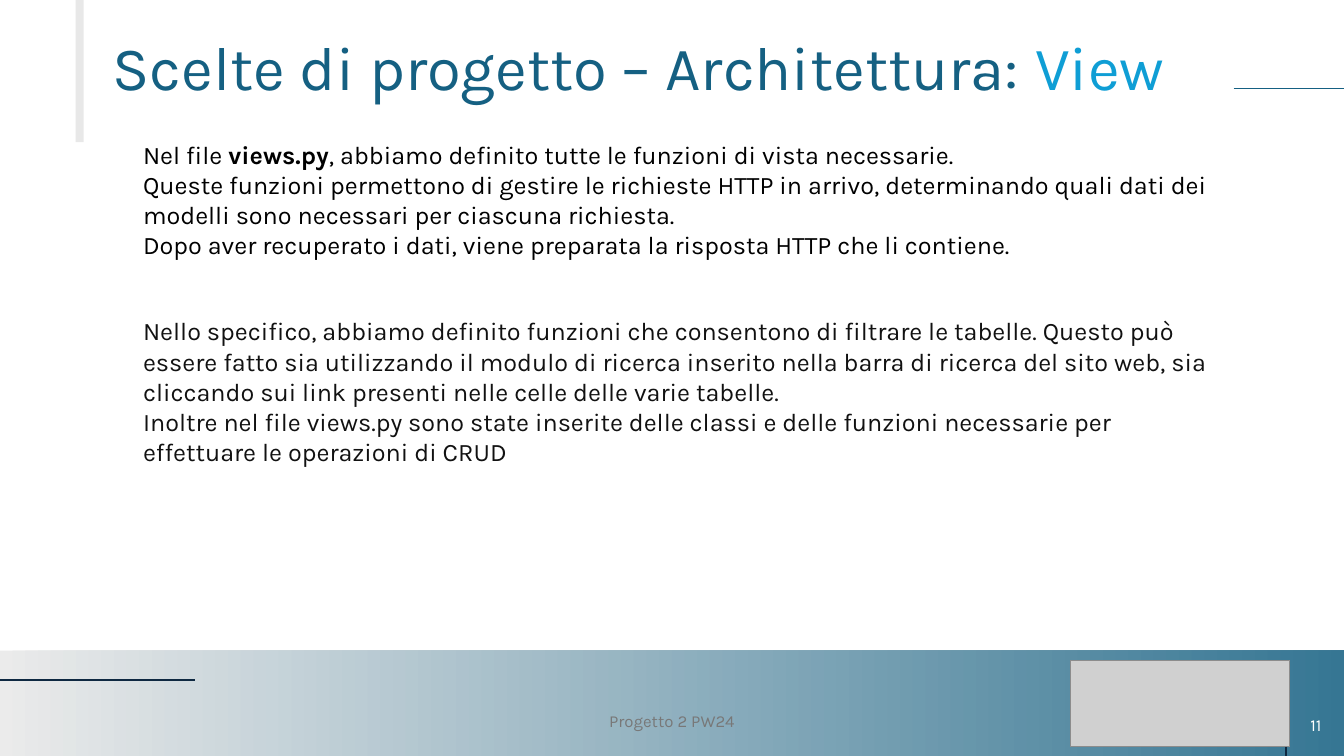
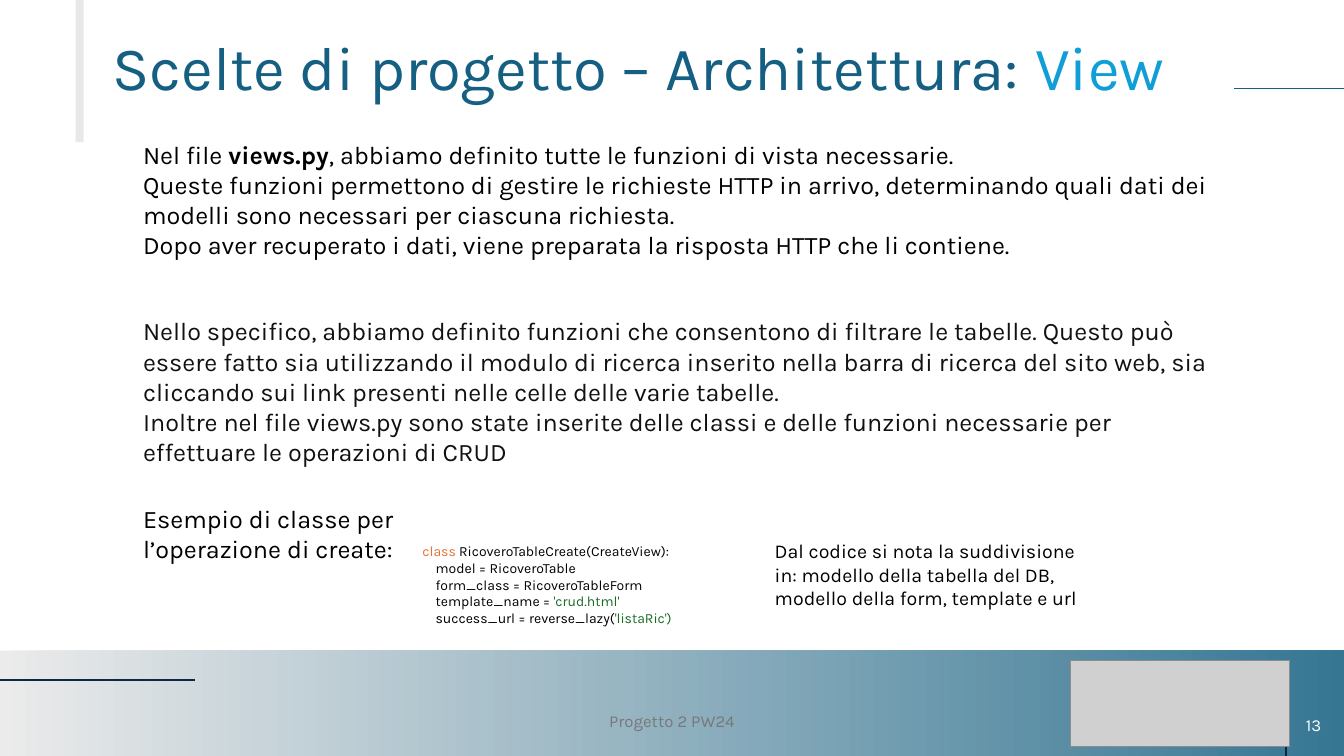
Before and after one commit to DavideBrambilla98/Progetto2_PW24, a slide deck: slide 13 of Documentazione/PROGETTO 2 PW24.pptx (slide 11 before the commit). Drawn at 1344x756 pixels with LibreOffice and Linux fonts; fonts in the diff are those of the drawing; grey boxes stand for pictures. Boxes give left, top, right and bottom in pixels: in the first picture for what was removed or moved away, otherwise in the second. Text is boxed around its words. In the diff, an @@ line names an element or a change of style, - is before the commit and + after.

```diff
--- a/Documentazione/PROGETTO 2 PW24.pptx
+++ b/Documentazione/PROGETTO 2 PW24.pptx
@@ text added at bbox=[143, 510, 393, 564], 18 pt, text #000000 @@
+Esempio di classe per l’operazione di create:
@@ text added at bbox=[422, 546, 672, 627], 10 pt, text #000000 @@
+class RicoveroTableCreate(CreateView):
+model = RicoveroTable
+form_class = RicoveroTableForm
+template_name = 'crud.html'
+success_url = reverse_lazy('listaRic')
@@ text added at bbox=[775, 544, 1076, 610], 14 pt, text #000000 @@
+Dal codice si nota la suddivisione in: modello della tabella del DB, modello della form, template e url
@@ page number at bbox=[1306, 720, 1321, 731]: text changed @@
-11
+13
```
Also in this commit, not shown: 2 other slides changed, 3 slides added.
